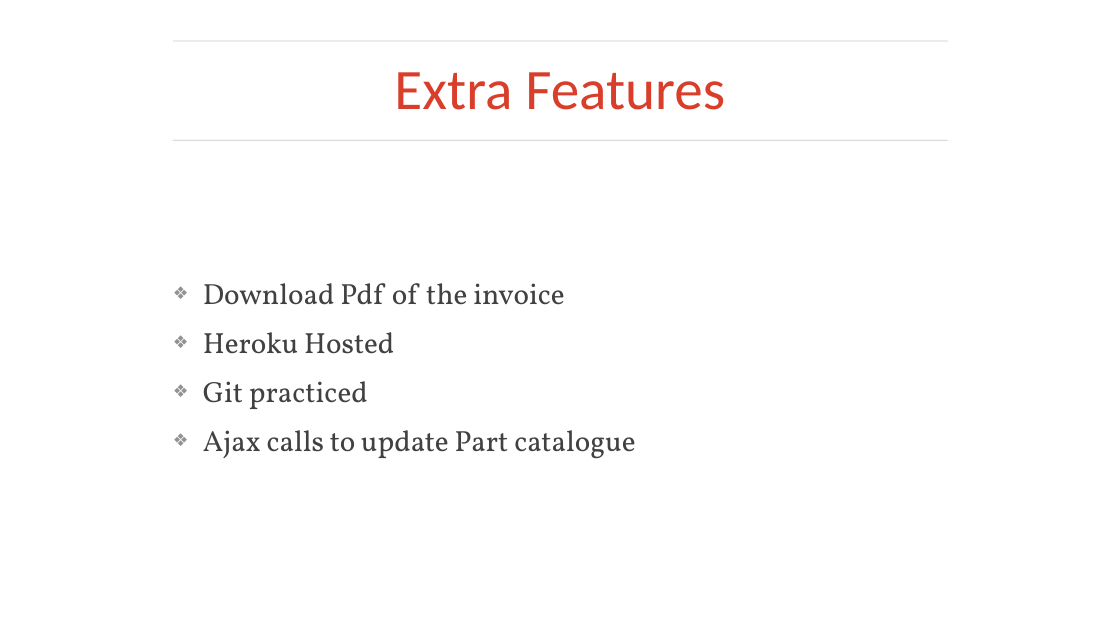
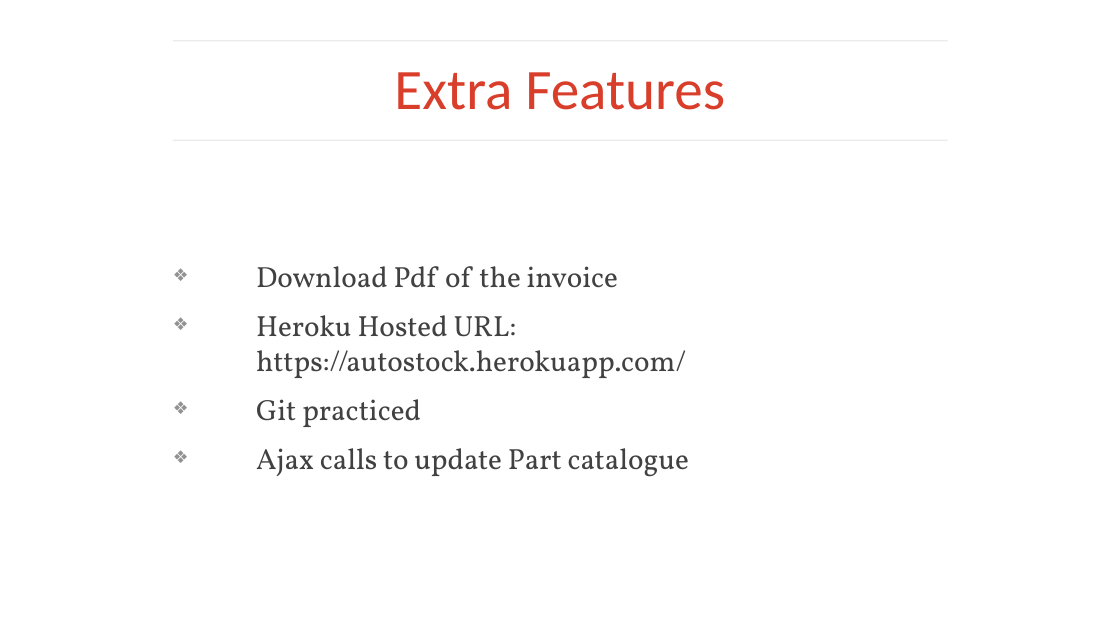
Before and after one commit to DavidRyan30/auto_factor, a slide deck: slide 6 of public/Readme.pptx. Drawn at 1120x630 pixels with LibreOffice and Linux fonts; fonts in the diff are those of the drawing; background and template pictures are left out. Boxes give left, top, right and bottom in pixels: in the first picture for what was removed or moved away, otherwise in the second. Text is boxed around its words. In the diff, an @@ line names an element or a change of style, - is before the commit and + after.

```diff
--- a/public/Readme.pptx
+++ b/public/Readme.pptx
@@ freeform shape at bbox=[173, 140, 947, 140]: outline redrawn @@
@@ text at bbox=[256, 266, 689, 477]: indent changed @@
@@ text at bbox=[256, 315, 686, 378]: text changed @@
-❖ Heroku Hosted
+❖ Heroku Hosted URL: https://autostock.herokuapp.com/
```
Also in this commit, not shown: 5 other slides changed, 2 other files.
